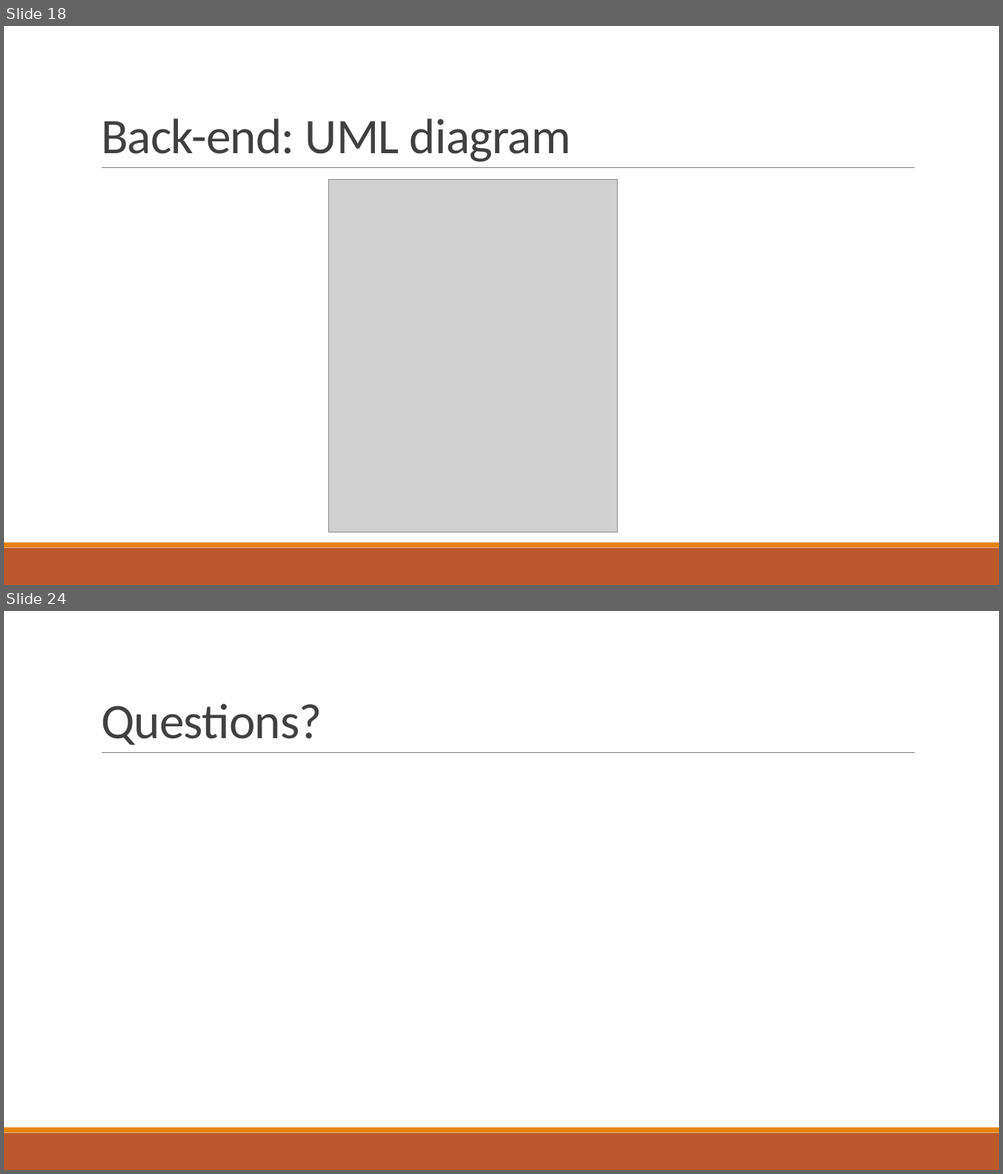
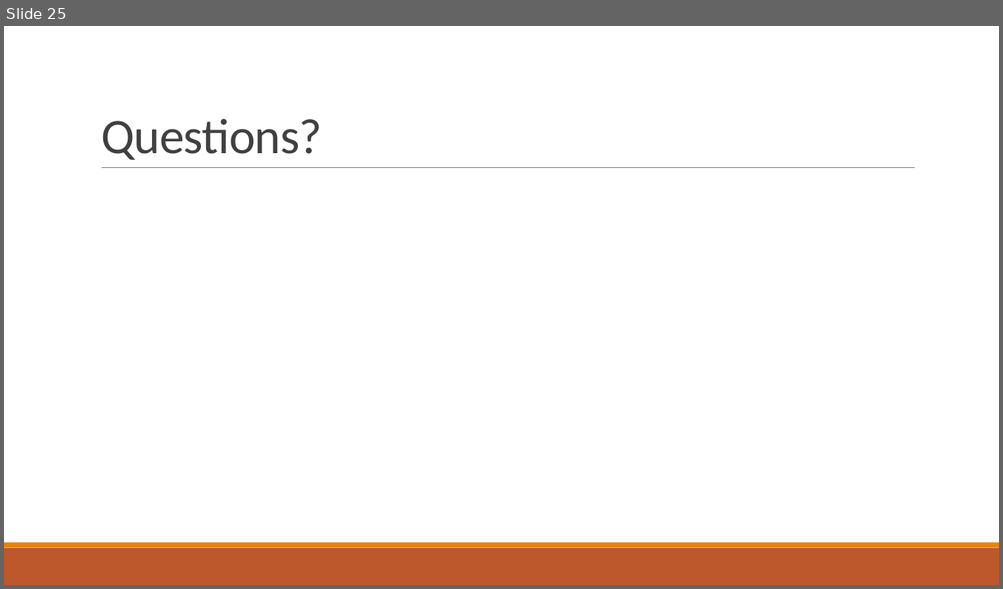
Before and after one commit to ayub96/Project-Inventory-Management-System, a slide deck: Documentation/IMS Project presentation.pptx. Shown one above the other, each under a label of ours: slides 18 and 24 before the commit, slide 25 after it; the slides between them are not shown. The pictures are 1003x1174 and 1003x589 pixels, drawn with LibreOffice and Linux fonts; fonts in the diff are those of the drawing; grey boxes stand for pictures. Boxes give left, top, right and bottom in pixels: in the first picture for what was removed or moved away, otherwise in the second. Text is boxed around its words. In the diff, an @@ line names an element or a change of style, - is before the commit and + after.

```diff
--- a/Documentation/IMS Project presentation.pptx
+++ b/Documentation/IMS Project presentation.pptx
@@ slide 18 removed at (4,26,999,585), background #FFFFFF; not listed: 3 template elements that a slide beside it also shows @@
@@ title removed at (101,118,571,162) @@
-Back-end: UML diagram
@@ picture removed at (329,179,617,532) @@
@@ what was slide 24 is now slide 25 @@
```
Also in this commit, not shown: 14 slides changed, 7 slides added, 5 other slides removed, 10 other files.
